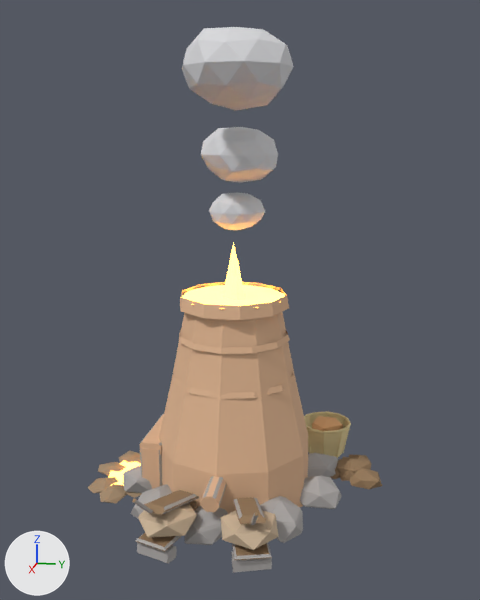
The glTF model assets/3d/models/w3d_smelter_working.glb: old version first, new version second.
One viewpoint serves both versions: a 50 mm camera at (3.9, 0.82, 2.25) aimed at (0.08, 0.06, 1.3). Lighting does not change. The marker at lower left points along +X, +Y and +Z. The older version comes first.

Objects in the first picture: 'w3d_smelter_working'.
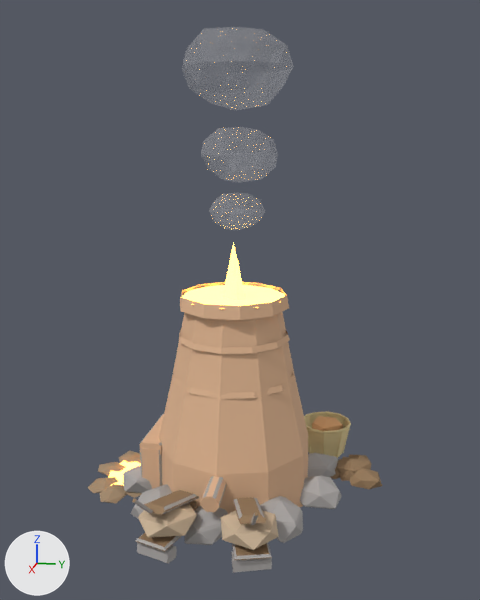
Location of each change, (x1, y1, x2, y2) in pixels of the pictures (480 x 600 px):
'w3d_smelter_working', surface changed: (182, 27, 294, 295) in both

Edits to the bpy script that builds the scene:
```text
Change mat_snow:
    mat_snow.alpha: 1.0 -> 0.16
```
